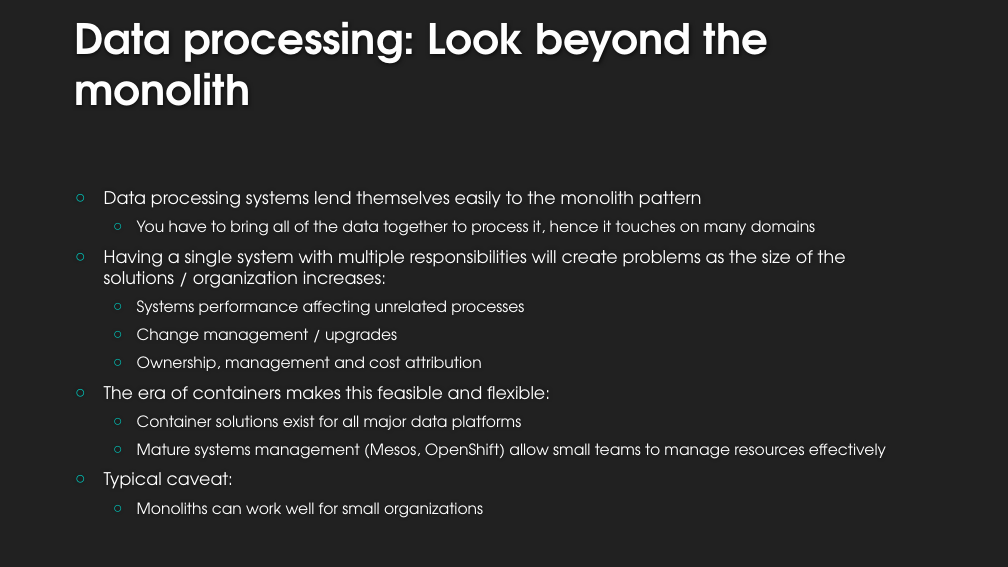
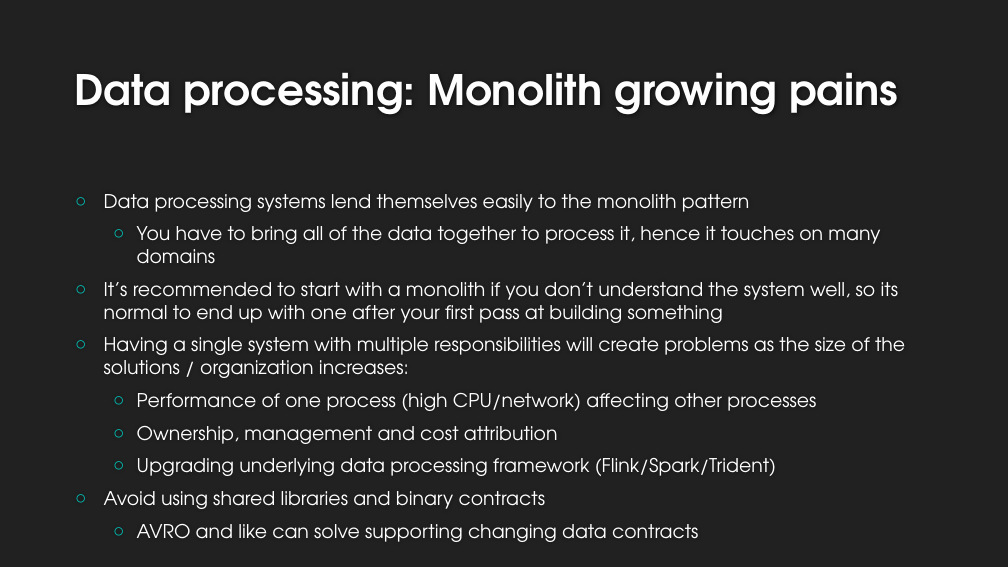
Before and after one commit to bwehrle/Presentations, a slide deck: slide 14 of Recommendations_for_data-processing_systems.pptx (slide 12 before the commit). Drawn at 1008x567 pixels with LibreOffice and Linux fonts; fonts in the diff are those of the drawing; background and template pictures are left out. Boxes give left, top, right and bottom in pixels: in the first picture for what was removed or moved away, otherwise in the second. Text is boxed around its words. In the diff, an @@ line names an element or a change of style, - is before the commit and + after.

Commit message:
Added examples and fixed formatting

```diff
--- a/Recommendations_for_data-processing_systems.pptx
+++ b/Recommendations_for_data-processing_systems.pptx
@@ title at (x1=75, y1=72, x2=898, y2=115): text changed @@
-Data processing: Look beyond the monolith
+Data processing: Monolith growing pains
@@ text at (x1=104, y1=194, x2=905, y2=444): size 16.6 to 18 pt in "Data processing systems lend themselves easily to ...", "Having a single system with multiple responsibilities ..."; size 14.8 to 18 pt in "You have to bring all of the ...", "Ownership, management and cost attribution" @@
@@ text at (x1=104, y1=282, x2=899, y2=323): paragraph added @@
+○ It’s recommended to start with a monolith if you don’t understand the system well, so its normal to end up with one after your first pass at building something
@@ text at (x1=137, y1=393, x2=816, y2=411): text changed; size 14.8 to 18 pt @@
-  ○ Systems performance affecting unrelated processes
-  ○ Change management / upgrades
+  ○ Performance of one process (high CPU/network) affecting other processes
@@ text at (x1=104, y1=458, x2=776, y2=542): text changed; size 14.8 to 18 pt @@
-○ The era of containers makes this feasible and flexible:
-  ○ Container solutions exist for all major data platforms
-  ○ Mature systems management (Mesos, OpenShift) allow small teams to manage resources effectively
-○ Typical caveat:
-  ○ Monoliths can work well for small organizations
+  ○ Upgrading underlying data processing framework (Flink/Spark/Trident)
+○ Avoid using shared libraries and binary contracts
+  ○ AVRO and like can solve supporting changing data contracts
```
Also in this commit, not shown: 11 other slides changed, 6 slides added, 1 slide removed.
